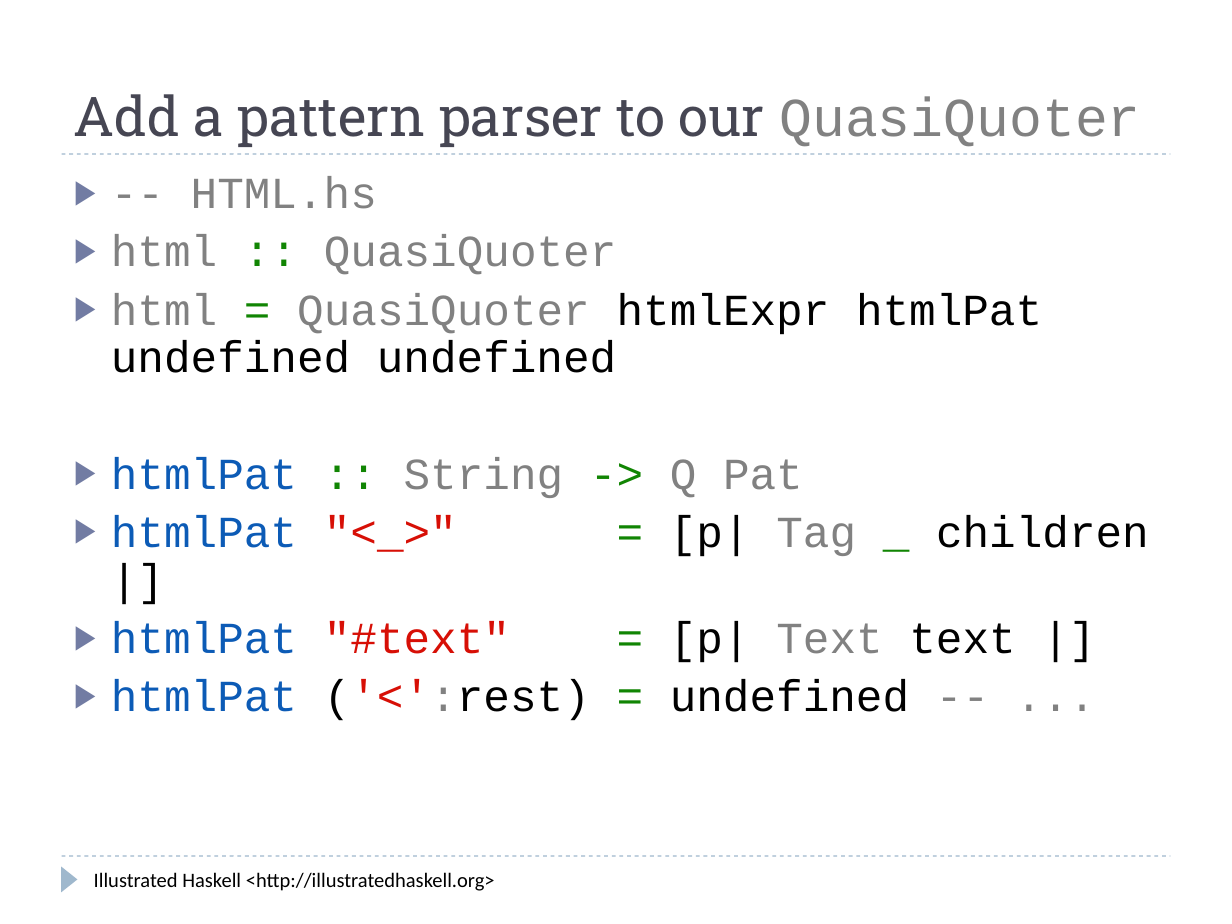
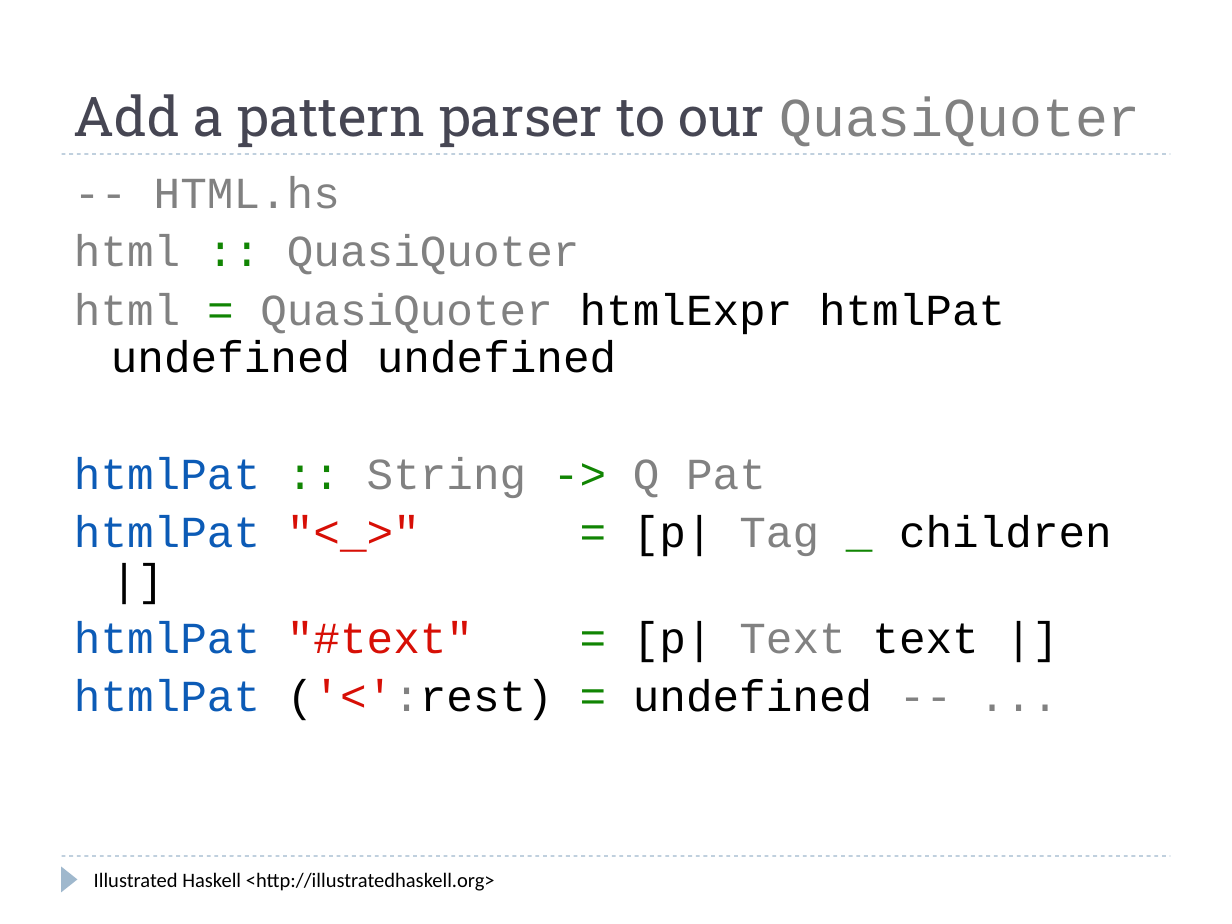
Before and after one commit to kizzx2/illustrated-haskell, a slide deck: slide 21 of template-haskell-tutorial/template-haskell-tutorial.odp. Drawn at 1232x924 pixels with LibreOffice and Linux fonts; fonts in the diff are those of the drawing. Boxes give left, top, right and bottom in pixels: in the first picture for what was removed or moved away, otherwise in the second. Text is boxed around its words. In the diff, an @@ line names an element or a change of style, - is before the commit and + after.

```diff
--- a/template-haskell-tutorial/template-haskell-tutorial.odp
+++ b/template-haskell-tutorial/template-haskell-tutorial.odp
@@ text "-- HTML.hs" at <box>74,177,1112,721</box>: bullet ▶ to none @@
```
Also in this commit, not shown: 4 other slides changed, 1 slide added.
